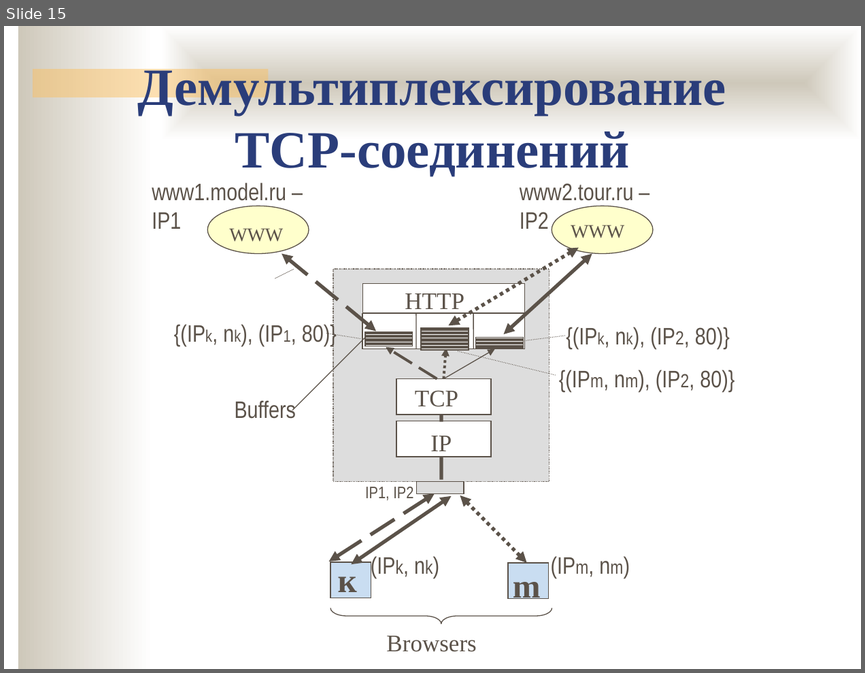
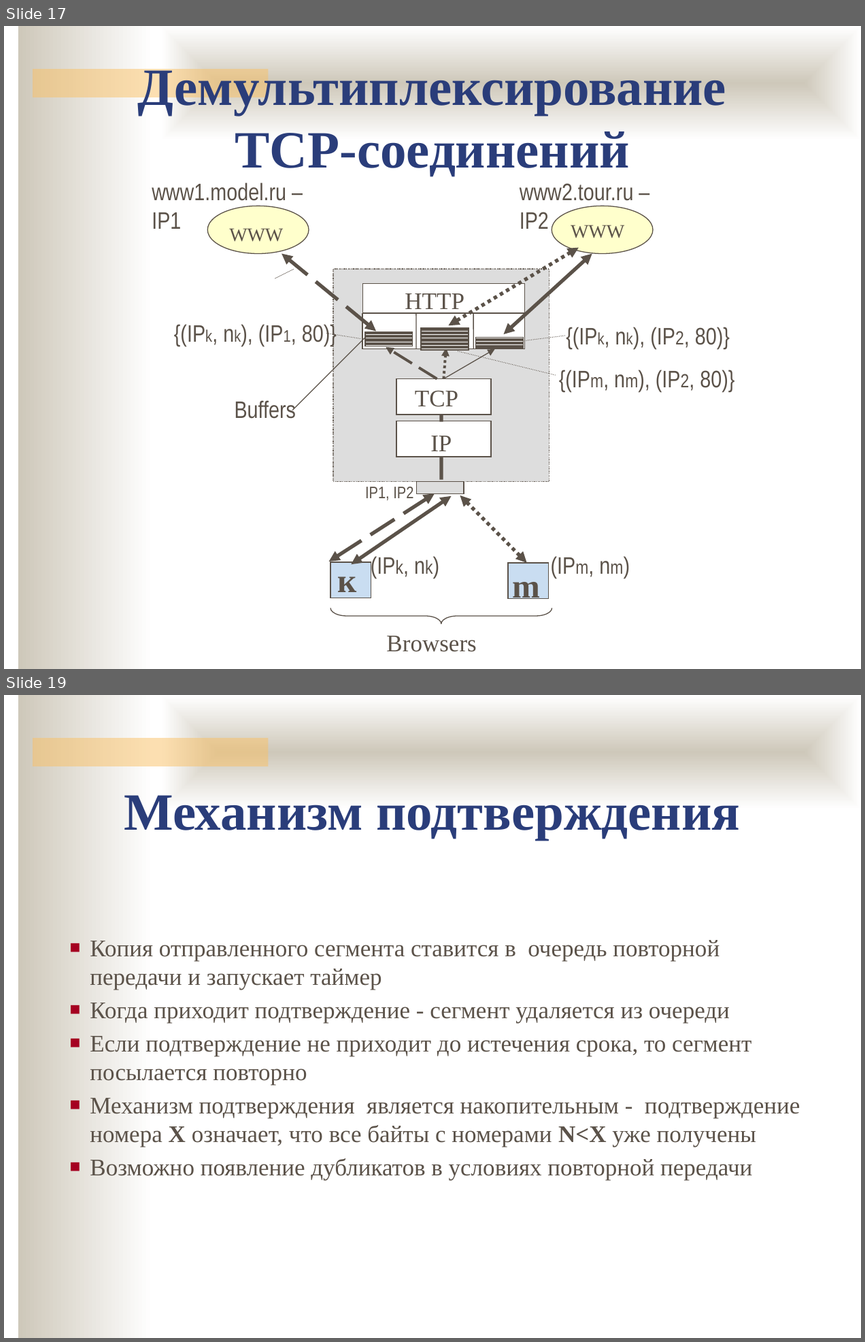
Before and after one commit to ukoloff/nets, a slide deck: lecture/11.pptx. Shown one above the other, each under a label of ours: slide 15 before the commit, slides 17 and 19 after it; the slides between them are not shown. The pictures are 865x673 and 865x1342 pixels, drawn with LibreOffice and Linux fonts; fonts in the diff are those of the drawing; background and template pictures are left out. Boxes give left, top, right and bottom in pixels: in the first picture for what was removed or moved away, otherwise in the second. Text is boxed around its words. In the diff, an @@ line names an element or a change of style, - is before the commit and + after.

```diff
--- a/lecture/11.pptx
+++ b/lecture/11.pptx
@@ slide 19 added at bbox=[4, 695, 861, 1338], background #FFFFFF; not listed: 3 template elements that a slide beside it also shows @@
@@ text added at bbox=[124, 795, 740, 840], 44 pt, text #2A3D7A, bold @@
+Механизм подтверждения
@@ text added at bbox=[90, 940, 800, 1181], 20 pt, text #5B5249 @@
+■ Копия отправленного сегмента ставится в очередь повторной передачи и запускает таймер
+■ Когда приходит подтверждение - сегмент удаляется из очереди
+■ Если подтверждение не приходит до истечения срока, то сегмент посылается повторно
+■ Механизм подтверждения является накопительным - подтверждение номера X означает, что все байты с номерами N<X уже получены
+■ Возможно появление дубликатов в условиях повторной передачи
@@ what was slide 15 is now slide 17 @@
```
Also in this commit, not shown: 3 slides changed, 11 other slides added.
